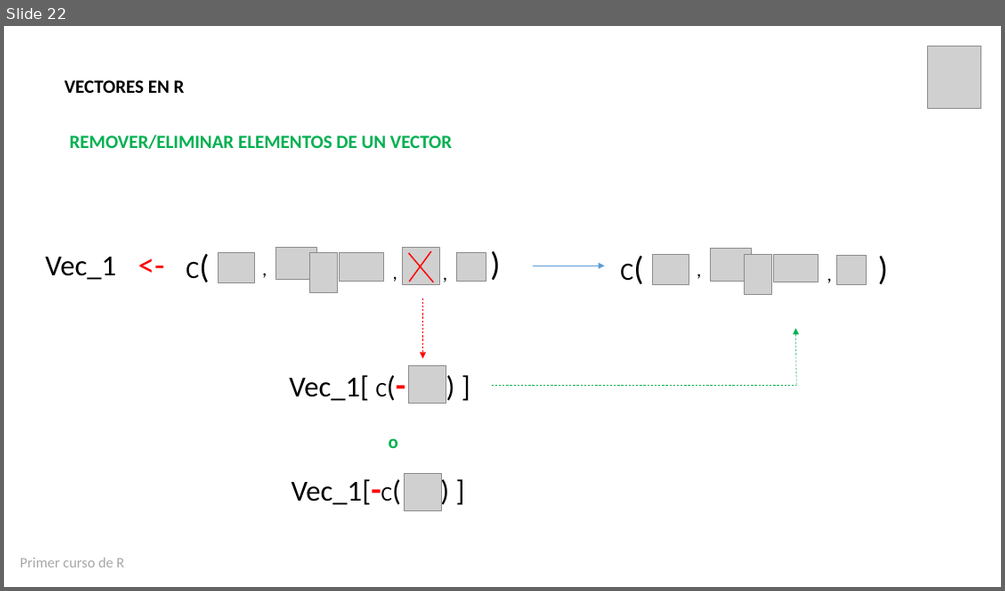
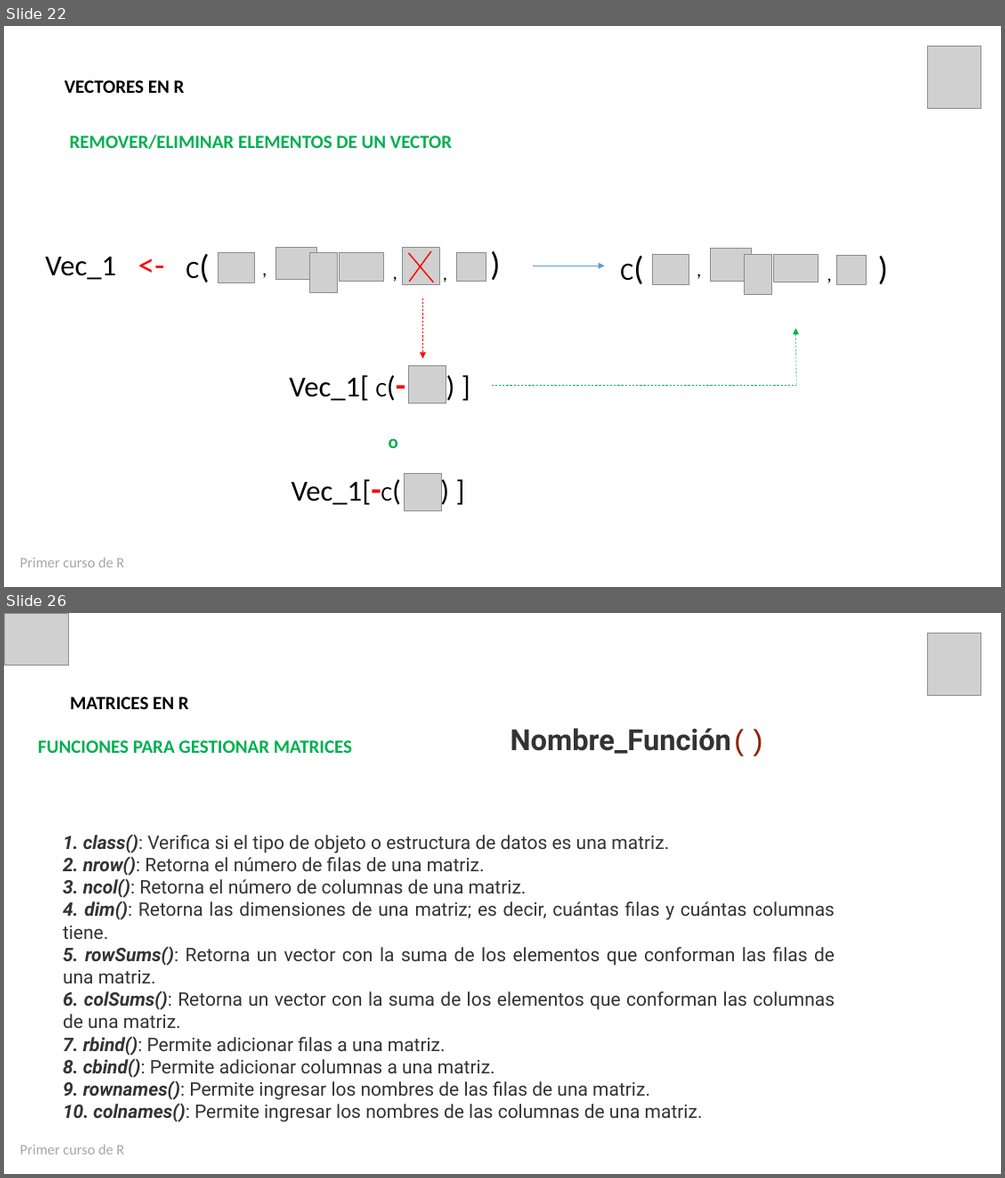
Before and after one commit to estadisticaun/Rbasico, a slide deck: Presentaciones/Presentación Sesión 3 21-08-2020.pptx. Shown one above the other, each under a label of ours: slide 22 before the commit, slides 22 and 26 after it; the slides between them are not shown. The pictures are 1005x591 and 1005x1178 pixels, drawn with LibreOffice and Linux fonts; fonts in the diff are those of the drawing; grey boxes stand for pictures. Boxes give left, top, right and bottom in pixels: in the first picture for what was removed or moved away, otherwise in the second. Text is boxed around its words. In the diff, an @@ line names an element or a change of style, - is before the commit and + after.

```diff
--- a/Presentaciones/Presentación Sesión 3 21-08-2020.pptx
+++ b/Presentaciones/Presentación Sesión 3 21-08-2020.pptx
@@ slide 26 added at (4, 613, 1001, 1174), background #FFFFFF @@
@@ picture added at (4, 614, 68, 666) @@
@@ picture added at (928, 633, 981, 695) @@
@@ text added at (70, 697, 189, 709), 18 pt, text #000000, bold @@
+MATRICES EN R
@@ text added at (38, 740, 352, 753), 18 pt, text #00B050, bold @@
+FUNCIONES PARA GESTIONAR MATRICES
@@ text added at (510, 728, 767, 756), 28 pt, text #333333, bold @@
+Nombre_Función()
@@ text added at (63, 834, 834, 1122), 18 pt, text #333333 @@
+1. class(): Verifica si el tipo de objeto o estructura de datos es una matriz.
+2. nrow(): Retorna el número de filas de una matriz.
+3. ncol(): Retorna el número de columnas de una matriz.
+4. dim(): Retorna las dimensiones de una matriz; es decir, cuántas filas y cuántas columnas tiene.
+5. rowSums(): Retorna un vector con la suma de los elementos que conforman las filas de una matriz.
+6. colSums(): Retorna un vector con la suma de los elementos que conforman las columnas de una matriz.
+7. rbind(): Permite adicionar filas a una matriz.
+8. cbind(): Permite adicionar columnas a una matriz.
+9. rownames(): Permite ingresar los nombres de las filas de una matriz.
+10. colnames(): Permite ingresar los nombres de las columnas de una matriz.
@@ text added at (20, 1144, 124, 1154), 14 pt, text #A6A6A6 @@
+Primer curso de R
```
Also in this commit, not shown: 4 other slides added, 20 other files.
